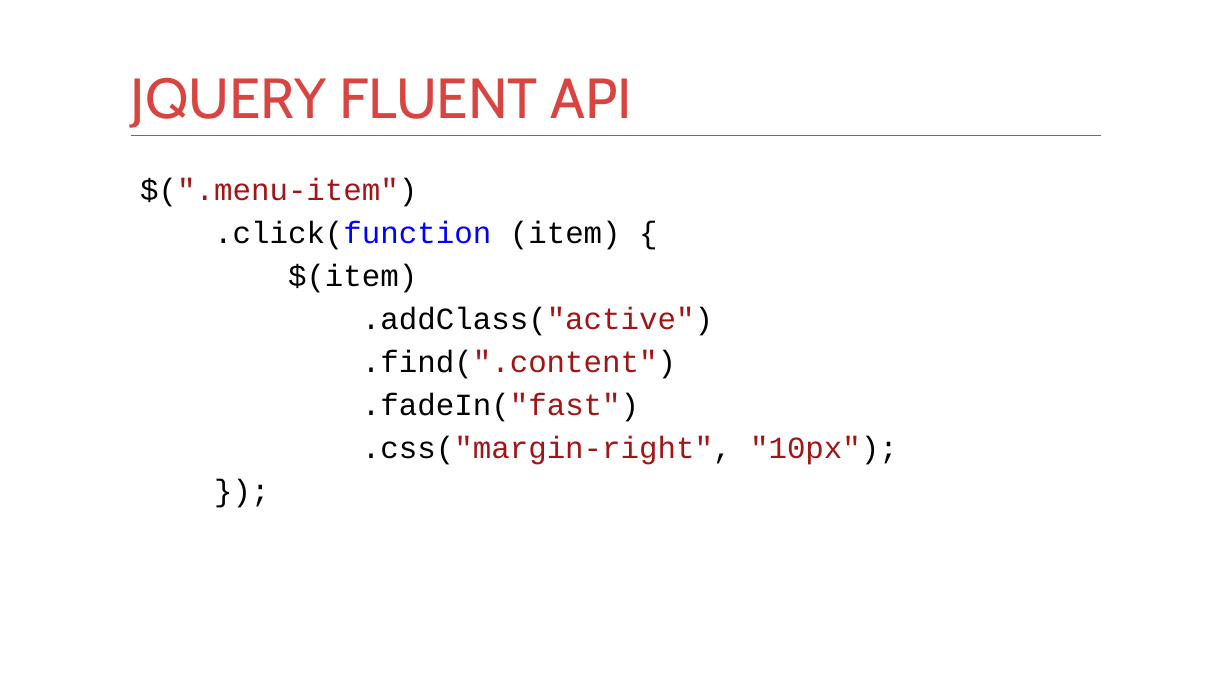
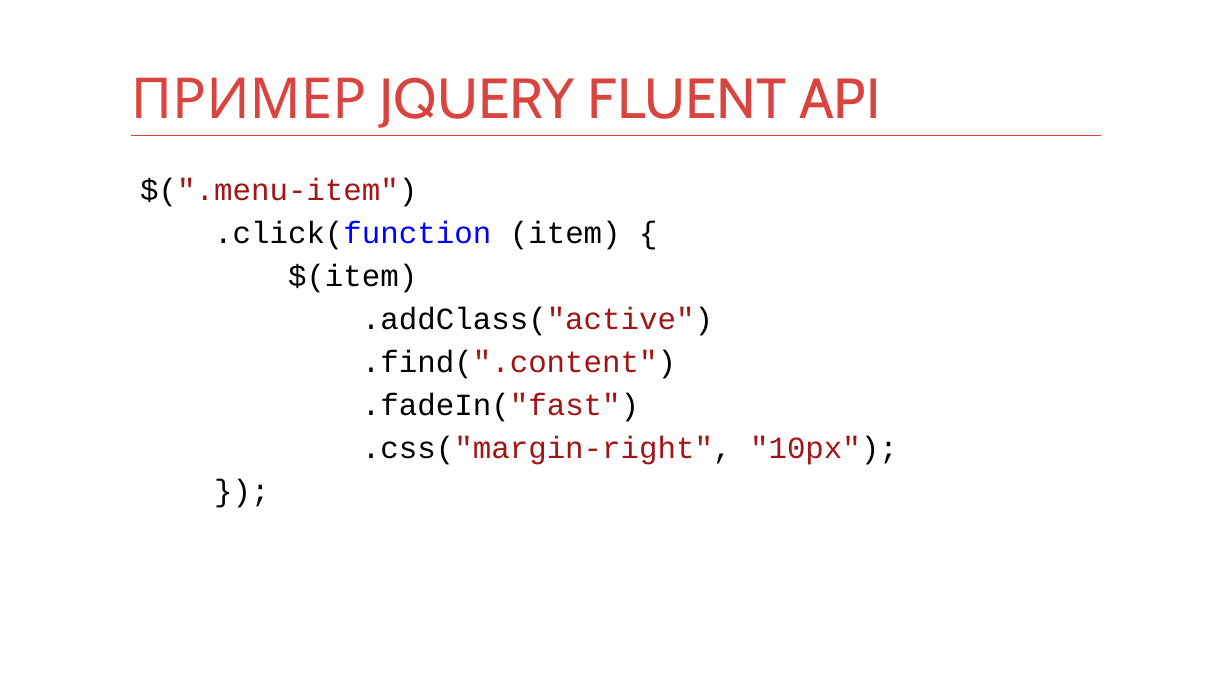
Before and after one commit to kontur-courses/fluent-api, a slide deck: slide 16 of fluent-api.pptx. Drawn at 1232x693 pixels with LibreOffice and Linux fonts; fonts in the diff are those of the drawing. Boxes give left, top, right and bottom in pixels: in the first picture for what was removed or moved away, otherwise in the second. Text is boxed around its words. In the diff, an @@ line names an element or a change of style, - is before the commit and + after.

```diff
--- a/fluent-api.pptx
+++ b/fluent-api.pptx
@@ title at <box>131,77,880,128</box>: text changed @@
-JQUERY FLUENT API
+ПРИМЕР JQUERY FLUENT API
```
Also in this commit, not shown: 12 other slides changed.
